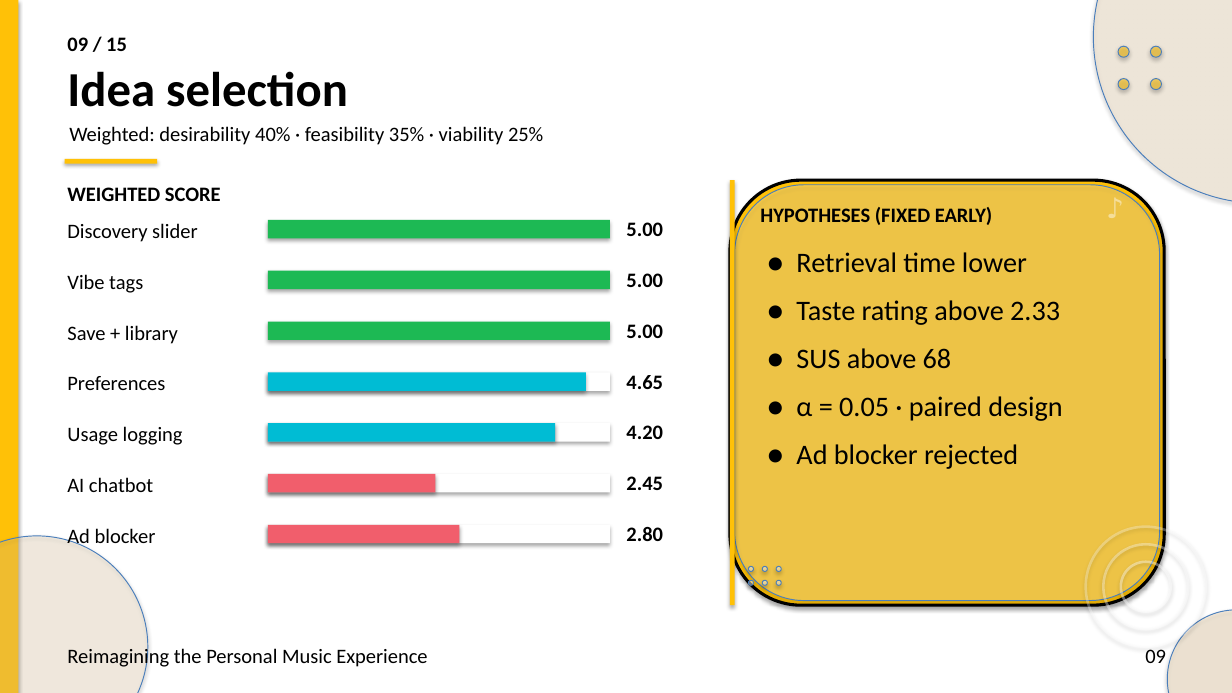
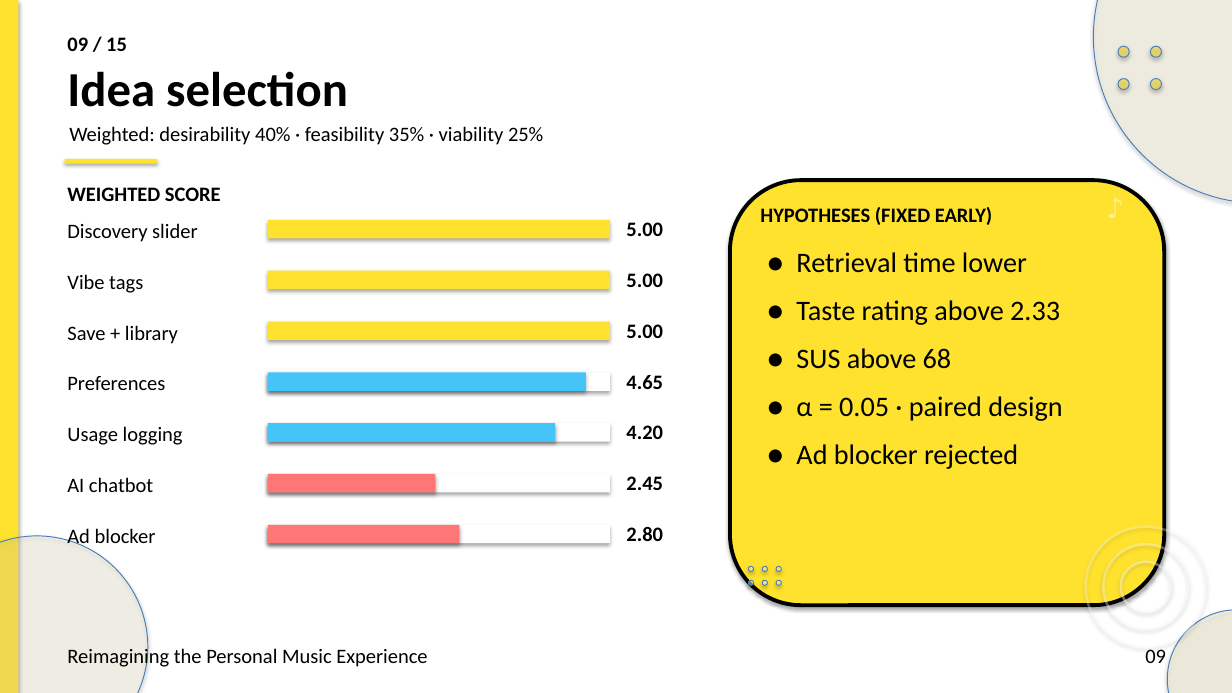
Before and after one commit to preet-kamdar/design-thinking-sem3, a slide deck: slide 9 of docs/Presentation.pptx. Drawn at 1232x693 pixels with LibreOffice and Linux fonts; fonts in the diff are those of the drawing. Boxes give left, top, right and bottom in pixels: in the first picture for what was removed or moved away, otherwise in the second. Text is boxed around its words. In the diff, an @@ line names an element or a change of style, - is before the commit and + after.

```diff
--- a/docs/Presentation.pptx
+++ b/docs/Presentation.pptx
@@ rectangle at bbox=[0, 0, 18, 693]: fill #FFC107 to #FFE22E @@
@@ ellipse at bbox=[1093, 0, 1232, 203]: fill #FFE0B2 at 28% opacity to #FFF7CD at 28% opacity @@
@@ fill #FFC107 at 55% opacity to #FFE22E at 55% opacity in 4 elements at bbox=[1118, 46, 1129, 57], bbox=[1151, 46, 1162, 57], bbox=[1118, 79, 1129, 90], bbox=[1151, 79, 1162, 90] @@
@@ rectangle at bbox=[65, 159, 157, 164]: fill #FFC107 to #FFE22E @@
@@ rounded rectangle at bbox=[730, 180, 1165, 605]: fill #FFC107 to #FFE22E; outline #000000 2.4 pt to #000000 3 pt @@
@@ rectangle removed at bbox=[730, 180, 735, 605] @@
@@ rounded rectangle removed at bbox=[735, 185, 1160, 601] @@
@@ fill #1DB954 to #FFE22E in 3 elements at bbox=[268, 220, 610, 238], bbox=[268, 271, 610, 289], bbox=[268, 322, 610, 340] @@
@@ rectangle at bbox=[268, 372, 586, 391]: fill #00BCD4 to #45C4F8 @@
@@ rectangle at bbox=[268, 423, 555, 442]: fill #00BCD4 to #45C4F8 @@
@@ rectangle at bbox=[268, 474, 435, 493]: fill #F15E6C to #FF7676 @@
@@ ellipse at bbox=[0, 536, 148, 693]: fill #FFE0B2 at 24% opacity to #FFF7CD at 24% opacity @@
@@ rectangle at bbox=[268, 525, 459, 543]: fill #F15E6C to #FF7676 @@
```
Also in this commit, not shown: 14 other slides changed, 2 other files.
